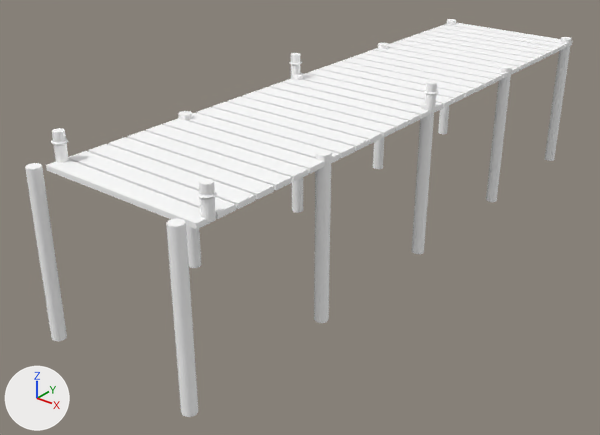
What one commit did to the Blender file art/env/dock.blend.
Both versions are drawn from a 50 mm camera at (9.79, -21.27, 5.97) aimed at (-0.61, -8.27, -2.09). Lighting does not change. The marker at lower left points along +X, +Y and +Z. The picture after the commit comes second. Objects named as collision shapes, trigger or cutter boxes, shadow casters or lower levels of detail are left out.

The older version as bpy lines, for what is in view:
```python
mat_vk_vcol = principled_material('VK_vcol')
mat_vk_vcol.base_color = (1.0, 1.0, 1.0)  # white #ffffff
mat_vk_vcol.roughness = 0.9
me_dock = bpy.data.meshes.new('Dock')
me_dock.from_pydata(...)  # 600 vertices, 454 faces; spans x -1.9..1.9, y -14.14..0.2, z -2.7..1.15
me_dock.materials.append(mat_vk_vcol)  # white #ffffff
ob_dock = bpy.data.objects.new('Dock', me_dock)
ob_dock.location = (0.0, 0.0, 0.0)
```
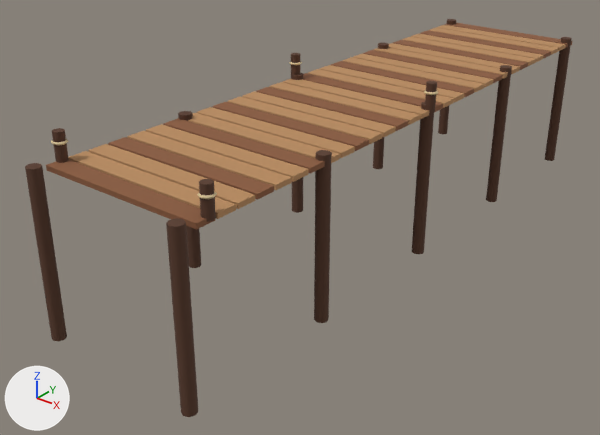
Boxes (x1, y1, x2, y2) around the edits, measured in the pictures (600 x 435 px):
'Dock', recoloured (white to brown): (25, 19, 572, 417) in both
part 1 of me_dock, recoloured: (25, 19, 572, 417) in both
part 2 of me_dock, recoloured: (51, 61, 438, 199) in both
part 3 of me_dock, recoloured (beige to orange): (68, 25, 566, 219) in both
part 4 of me_dock, recoloured: (46, 23, 572, 230) in both

What changed in the scene script:
```text
Change mat_vk_vcol:
    where n0 = _N.new('ShaderNodeBsdfPrincipled'); n0.name = 'Principled BSDF'
    remove n0.inputs[0].default_value = (1.0, 1.0, 1.0, 1.0)  # 'Base Color', white #ffffff
    add n2 = _N.new('ShaderNodeVertexColor'); n2.name = 'Color Attribute'
    add n2.layer_name = 'Color'
    add _L.new(n2.outputs[0], n0.inputs[0])  # 'Color' to 'Base Color'
Change me_dock:
    where me_dock.from_pydata(...)  # 600 vertices, 454 faces; spans x -1.9..1.9, y -14.14..0.2, z -2.7..1.15
    used by ob_dock; location = (0.0, 0.0, 0.0)
    me_dock part 1: 140 faces centred in x -1.84..1.84, y -14.12..0.12, z -2.7..1.15 are repainted in the vertex colours; the middle colour goes from brown #9e816d to brown #573827
    me_dock part 2: 128 faces centred in x -1.87..1.87, y -13.52..-6.88, z 0.94..0.96 are repainted in the vertex colours; the middle colour goes from pale yellow #ece2ca to beige #d6c196
    me_dock part 3: 120 faces centred in x -1.8..1.8, y -13.25..-0.25, z 0.5..0.6 are repainted in the vertex colours; the middle colour goes from beige #ddc3a3 to orange #b98b5e
    me_dock part 4: 66 faces centred in x -1.8..1.8, y -13.7..0.2, z 0.5..0.6 are repainted in the vertex colours; the middle colour goes from beige #c2a084 to brown #8a5a3b
```
